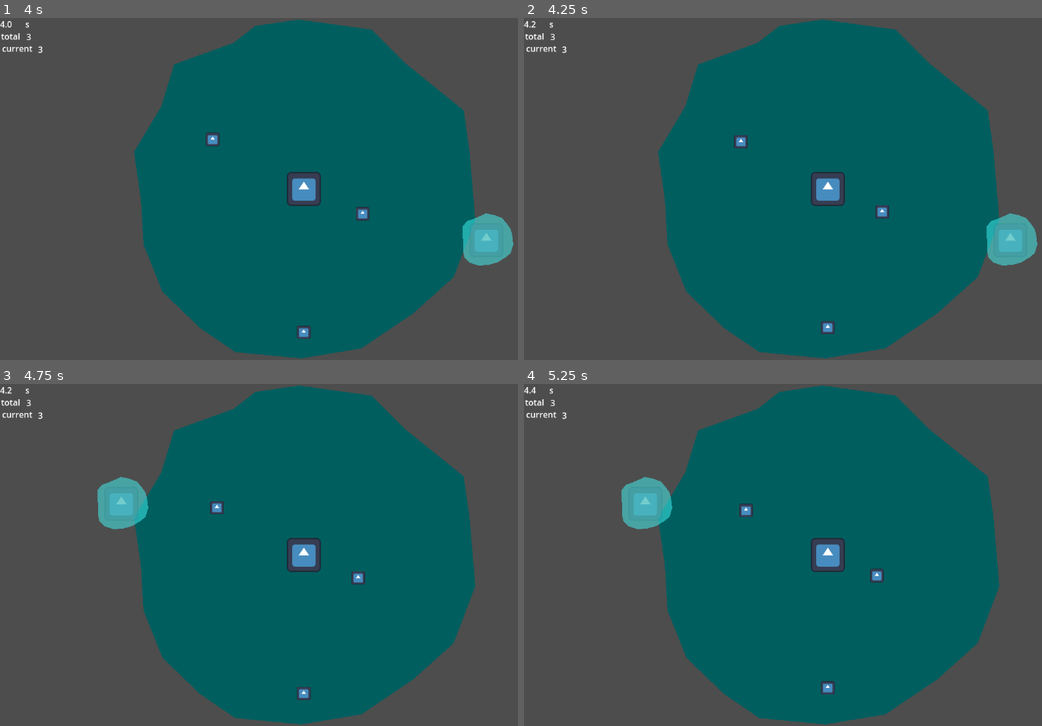
Above: before the commit, frames 1-4 (two rows, left to right).
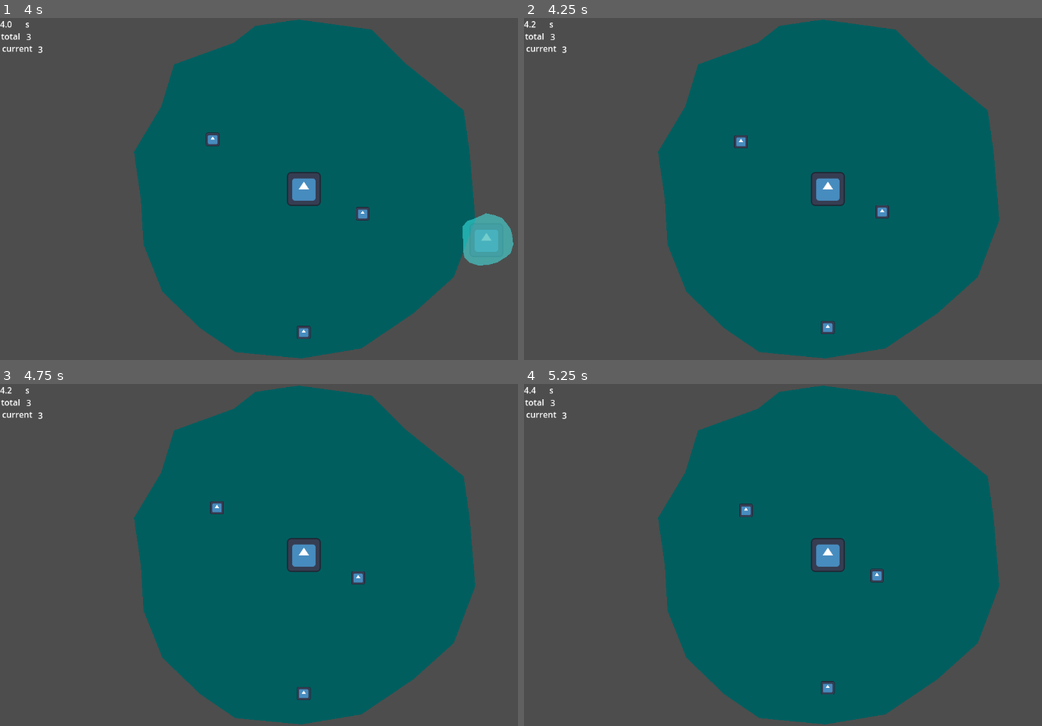
Above: after the commit, the same moments.

Repository: alifeee/loop
Game: Godot game, scene res://scenes/main.tscn
The game is run twice, just before and just after one commit, with the same random seed, the same clock (stepped at 60 frames per second) and the same inputs. The engine's default icon, where the game draws it, is replaced by a stand-in: a white triangle on a blue panel in a dark square.
Inputs (mouse positions are in pixels of both pictures, inside the frame that each line leads up to):
- Up to frame 1 (4 s): tap Enter at 0.5 s; move the mouse to (435, 171) at 0.52 s; click (435, 171) at 0.67 s; move the mouse to (181, 206) at 1.27 s; click (181, 206) at 1.42 s; move the mouse to (362, 113) at 2.02 s; click (362, 113) at 2.17 s; move the mouse to (274, 257) at 2.77 s; click (274, 257) at 2.92 s; move the mouse to (486, 240) at 3.52 s; click (486, 240) at 3.67 s
- Up to frame 2 (4.25 s): tap Space (Pause) at 4.15 s
- Up to frame 3 (4.75 s): move the mouse to (119, 503) at 4.27 s; click (119, 503) at 4.42 s
- Up to frame 4 (5.25 s): tap Space (Pause) at 5 s; move the mouse to (860, 555) at 5.02 s; click (860, 555) at 5.17 s

Frame 1 is identical in both runs. In frame 2, 1.2% of the frame differs, in the area x 89-100%, y 57-73%; in frame 3, 1.2%, in the area x 18-29%, y 27-43%; in frame 4, 1.2%.

Commit message:
added paused state

Diff:
--- a/scripts/player.gd
+++ b/scripts/player.gd
@@ -90,18 +90,22 @@
 		if Globals.gamestate == Globals.GAMESTATES.PLAYING:
 			Globals.gamestate = Globals.GAMESTATES.PAUSED
 			Globals.pause()
+			finish_mouse_loop()
+
 		# if paused, play
 		elif Globals.gamestate == Globals.GAMESTATES.PAUSED:
 			Globals.gamestate = Globals.GAMESTATES.PLAYING
 			Globals.resume()
-	# start looping!
-	if event is InputEventMouseButton and event.is_pressed():
-		is_held = true
 
-	# stop looping!
-	if event is InputEventMouseButton and event.is_released():
-		finish_mouse_loop()
+	if Globals.gamestate == Globals.GAMESTATES.PLAYING:
+		# start looping!
+		if event is InputEventMouseButton and event.is_pressed():
+			is_held = true
 
-	# calculate distance difference
-	if is_held and (len(mouse_positions) == 0 or (len(mouse_positions) and event.position.distance_to(mouse_positions[-1]) > LOOP_SPRITE_DISTANCE)):
-		add_mouse_position(event.position)
+		# stop looping!
+		if event is InputEventMouseButton and event.is_released():
+			finish_mouse_loop()
+
+		# calculate distance difference
+		if is_held and (len(mouse_positions) == 0 or (len(mouse_positions) and event.position.distance_to(mouse_positions[-1]) > LOOP_SPRITE_DISTANCE)):
+			add_mouse_position(event.position)
Not shown: 1 places in scenes/main.tscn that only renumber resources
